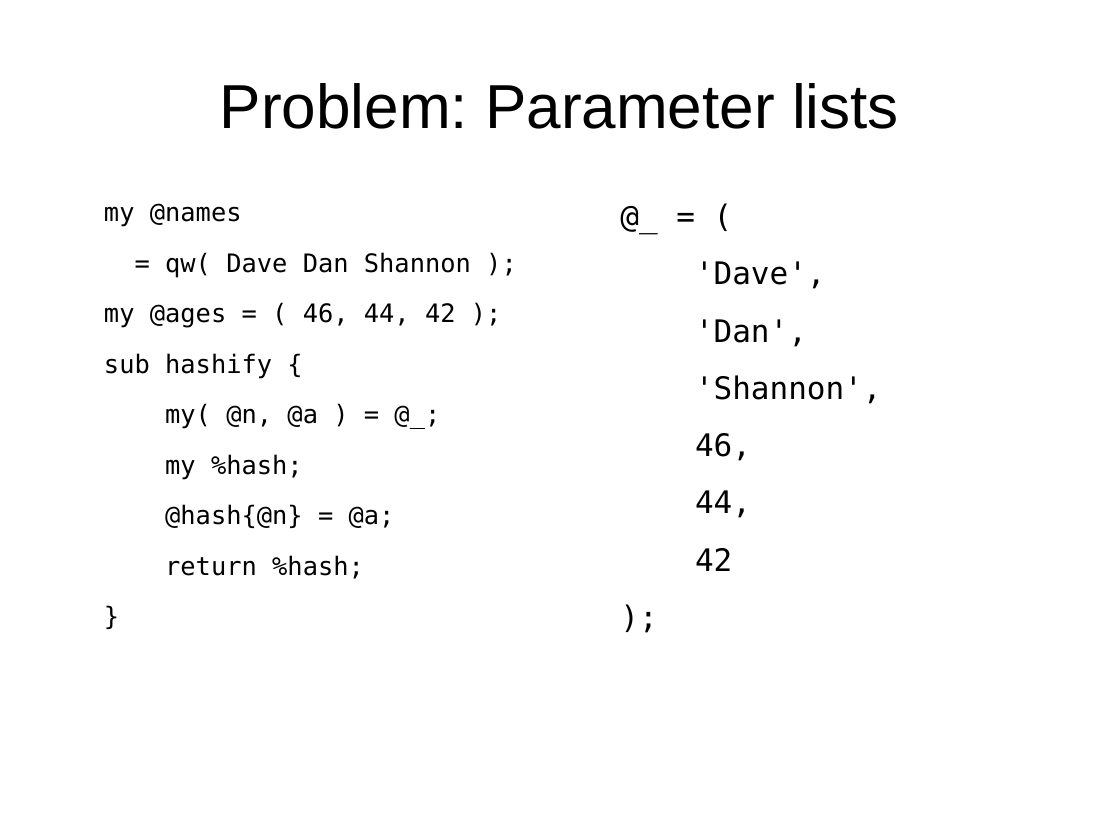
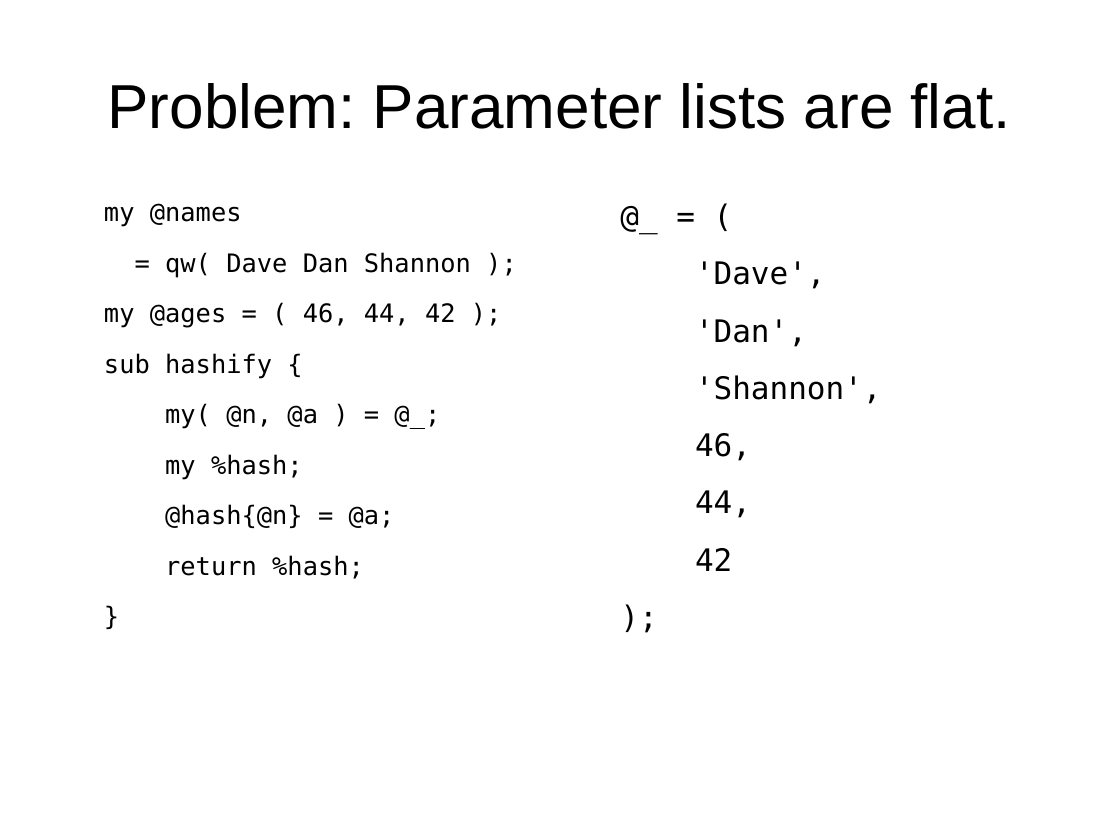
Before and after one commit to daoswald/introperl-slides, a slide deck: slide 36 of 1-4-p-subs.odp. Drawn at 1120x840 pixels with LibreOffice and Linux fonts; fonts in the diff are those of the drawing. Boxes give left, top, right and bottom in pixels: in the first picture for what was removed or moved away, otherwise in the second. Text is boxed around its words. In the diff, an @@ line names an element or a change of style, - is before the commit and + after.

```diff
--- a/1-4-p-subs.odp
+++ b/1-4-p-subs.odp
@@ title at [108, 83, 1011, 129]: text changed @@
-Problem: Parameter lists
+Problem: Parameter lists are flat.
```
Also in this commit, not shown: 2 other slides changed, 1 other file.
